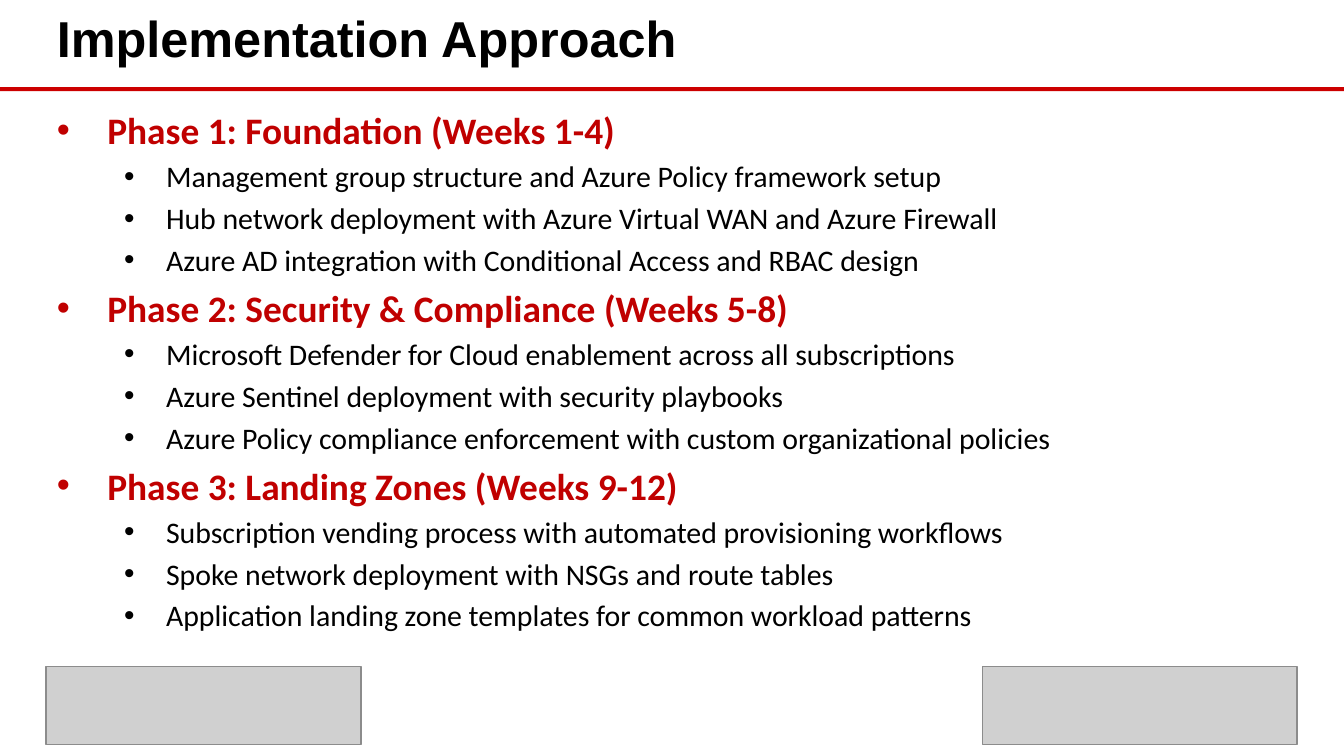
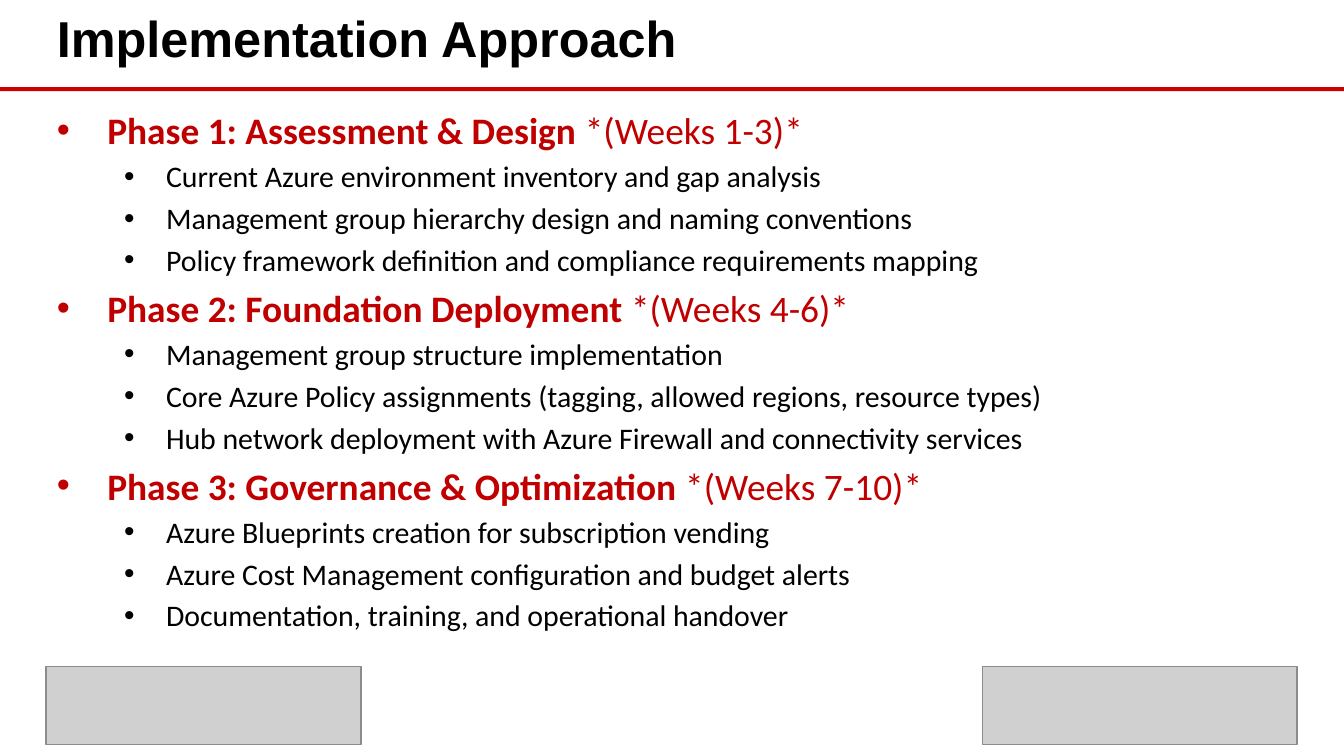
Before and after one commit to eoframework/solutions, a slide deck: slide 5 of solutions/azure/cloud/enterprise-landing-zone/presales/solution-briefing.pptx (slide 4 before the commit). Drawn at 1344x756 pixels with LibreOffice and Linux fonts; fonts in the diff are those of the drawing; grey boxes stand for pictures; background and template pictures are left out. Boxes give left, top, right and bottom in pixels: in the first picture for what was removed or moved away, otherwise in the second. Text is boxed around its words. In the diff, an @@ line names an element or a change of style, - is before the commit and + after.

Commit message:
Add Engagement Scope slides with solution-specific scope for Azure solutions
- Document Intelligence: IDP scope (document types, AI/ML complexity, accuracy)
- Enterprise Landing Zone: Landing zone scope (management groups, subscriptions, policies)
- Sentinel SIEM: Security scope (data connectors, analytics rules, log ingestion)
- DevOps Enterprise Platform: DevOps scope (repositories, pipelines, deployments)
- Virtual Desktop: AVD scope (host pools, app groups, user profiles)
- Virtual WAN Global: Network scope (WAN hubs, VPN connections, bandwidth)
- Updated LOE CSVs with proper SCOPE ASSUMPTIONS structure for Doc Intel and Landing Zone
- Regenerated all 6 PPTX files with 11-slide structure including Engagement Scope

```diff
--- a/solutions/azure/cloud/enterprise-landing-zone/presales/solution-briefing.pptx
+++ b/solutions/azure/cloud/enterprise-landing-zone/presales/solution-briefing.pptx
@@ text at [107,117,1042,631]: text changed @@
-• Phase 1: Foundation (Weeks 1-4)
-  • Management group structure and Azure Policy framework setup
-  • Hub network deployment with Azure Virtual WAN and Azure Firewall
-  • Azure AD integration with Conditional Access and RBAC design
-• Phase 2: Security & Compliance (Weeks 5-8)
-  • Microsoft Defender for Cloud enablement across all subscriptions
-  • Azure Sentinel deployment with security playbooks
-  • Azure Policy compliance enforcement with custom organizational policies
-• Phase 3: Landing Zones (Weeks 9-12)
-  • Subscription vending process with automated provisioning workflows
-  • Spoke network deployment with NSGs and route tables
-  • Application landing zone templates for common workload patterns
+• Phase 1: Assessment & Design *(Weeks 1-3)*
+  • Current Azure environment inventory and gap analysis
+  • Management group hierarchy design and naming conventions
+  • Policy framework definition and compliance requirements mapping
+• Phase 2: Foundation Deployment *(Weeks 4-6)*
+  • Management group structure implementation
+  • Core Azure Policy assignments (tagging, allowed regions, resource types)
+  • Hub network deployment with Azure Firewall and connectivity services
+• Phase 3: Governance & Optimization *(Weeks 7-10)*
+  • Azure Blueprints creation for subscription vending
+  • Azure Cost Management configuration and budget alerts
+  • Documentation, training, and operational handover
```
Also in this commit, not shown: 8 other slides changed, 1 slide added, 13 other files.
